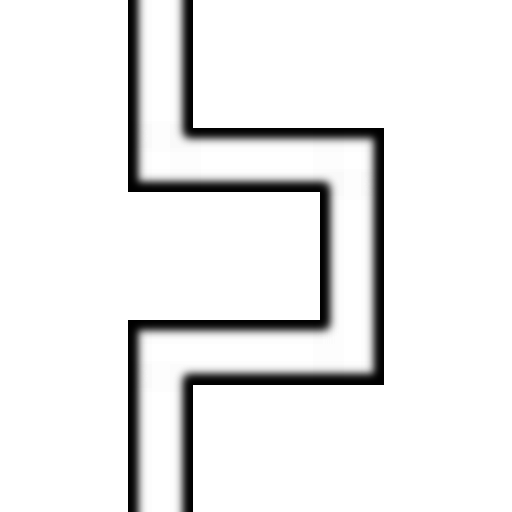
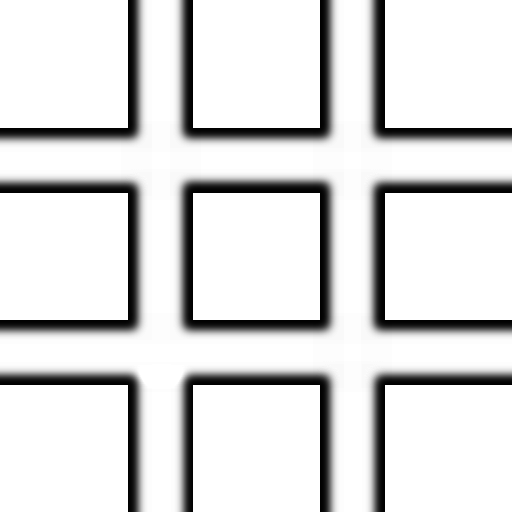
Two versions of the same layered image (512px x 512px). Layer-by-layer changes:
hid "Nouveau calque#1" over [128, 0, 384, 512]
hid "Copie de Arrière-plan" over [128, 0, 384, 512]
showed "Nouveau calque", painted on it over [0, 0, 512, 512]
showed "Arrière-plan" over [0, 0, 512, 512]
